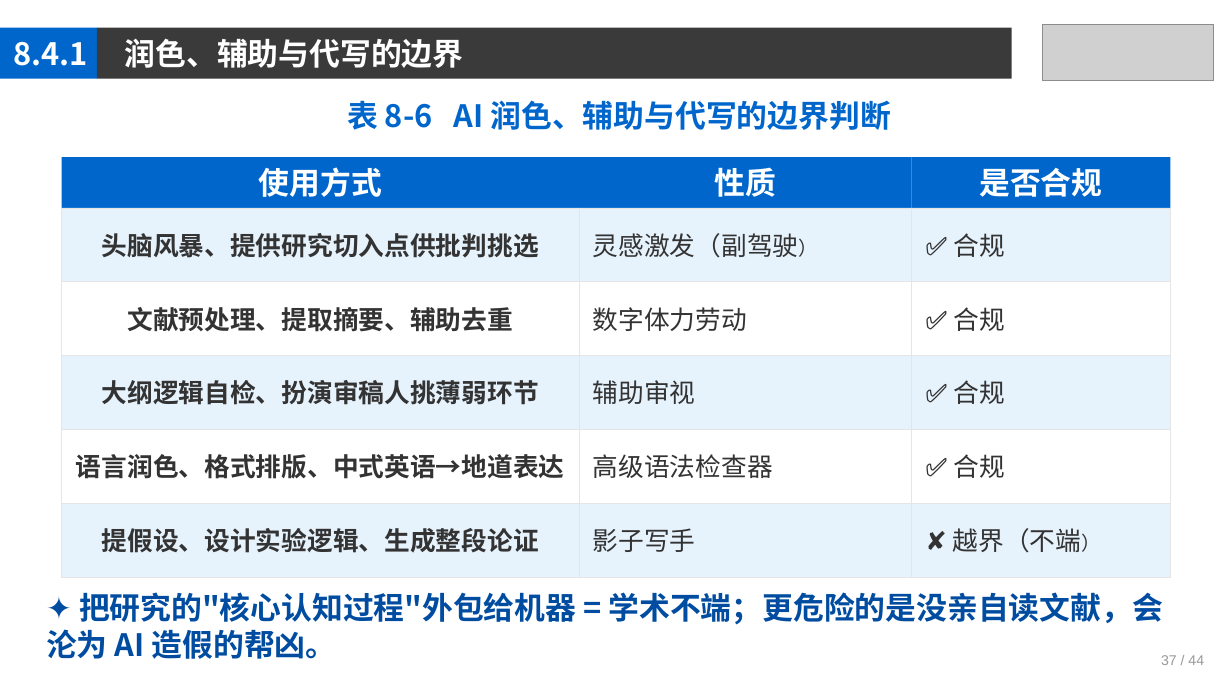
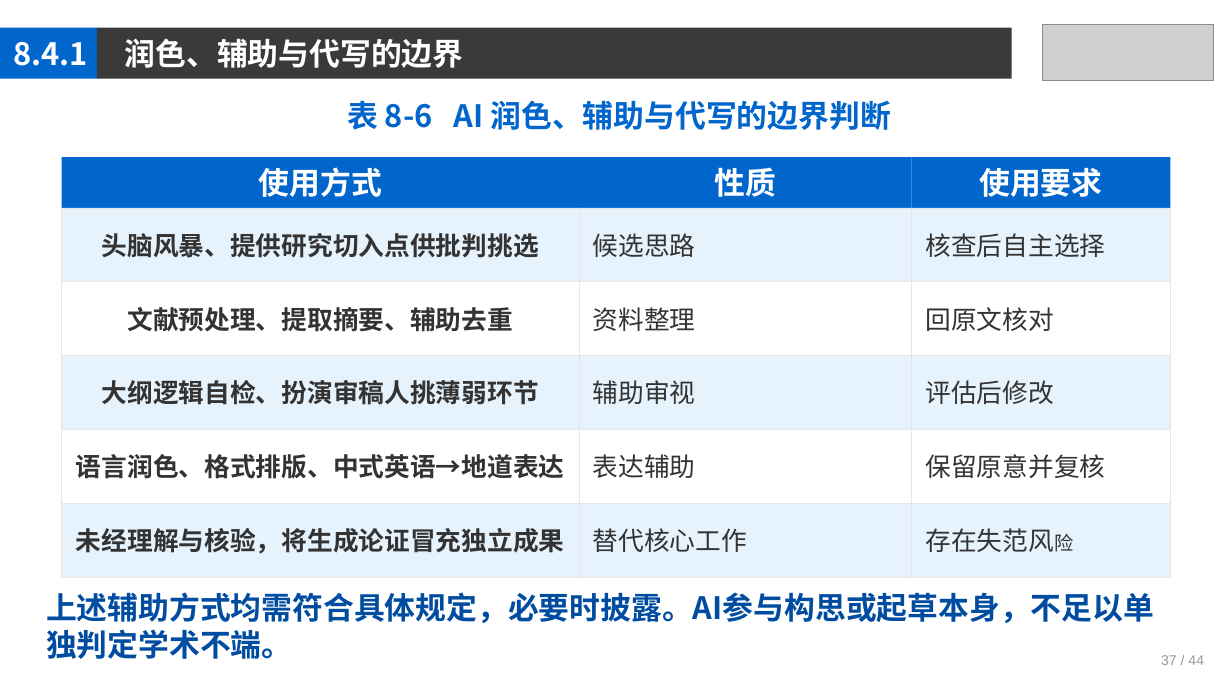
Before and after one commit to jpqiang/AIGC, a slide deck: slide 37 of 课件/第8章.pptx. Drawn at 1232x693 pixels with LibreOffice and Linux fonts; fonts in the diff are those of the drawing; grey boxes stand for pictures. Boxes give left, top, right and bottom in pixels: in the first picture for what was removed or moved away, otherwise in the second. Text is boxed around its words. In the diff, an @@ line names an element or a change of style, - is before the commit and + after.

```diff
--- a/课件/第8章.pptx
+++ b/课件/第8章.pptx
@@ text at (979,168,1102,197): text changed @@
-是否合规
+使用要求
@@ text at (593,233,696,257): text changed @@
-灵感激发（副驾驶）
+候选思路
@@ text at (925,233,1105,257): text changed @@
-✅ 合规
+核查后自主选择
@@ text at (593,307,696,331): text changed @@
-数字体力劳动
+资料整理
@@ text at (925,307,1053,331): text changed @@
-✅ 合规
+回原文核对
@@ text at (925,380,1054,404): text changed @@
-✅ 合规
+评估后修改
@@ text at (593,454,696,478): text changed @@
-高级语法检查器
+表达辅助
@@ text at (925,454,1105,478): text changed @@
-✅ 合规
+保留原意并复核
@@ text at (76,528,565,554): text changed @@
-提假设、设计实验逻辑、生成整段论证
+未经理解与核验，将生成论证冒充独立成果
@@ text at (593,528,747,552): text changed @@
-影子写手
+替代核心工作
@@ text at (925,528,1073,552): text changed @@
-✘ 越界（不端）
+存在失范风险
@@ text at (46,592,1154,659): text changed @@
-✦ 把研究的"核心认知过程"外包给机器 = 学术不端；更危险的是没亲自读文献，会沦为 AI 造假的帮凶。
+上述辅助方式均需符合具体规定，必要时披露。AI参与构思或起草本身，不足以单独判定学术不端。
```
Also in this commit, not shown: 41 other slides changed, 3 other files.
